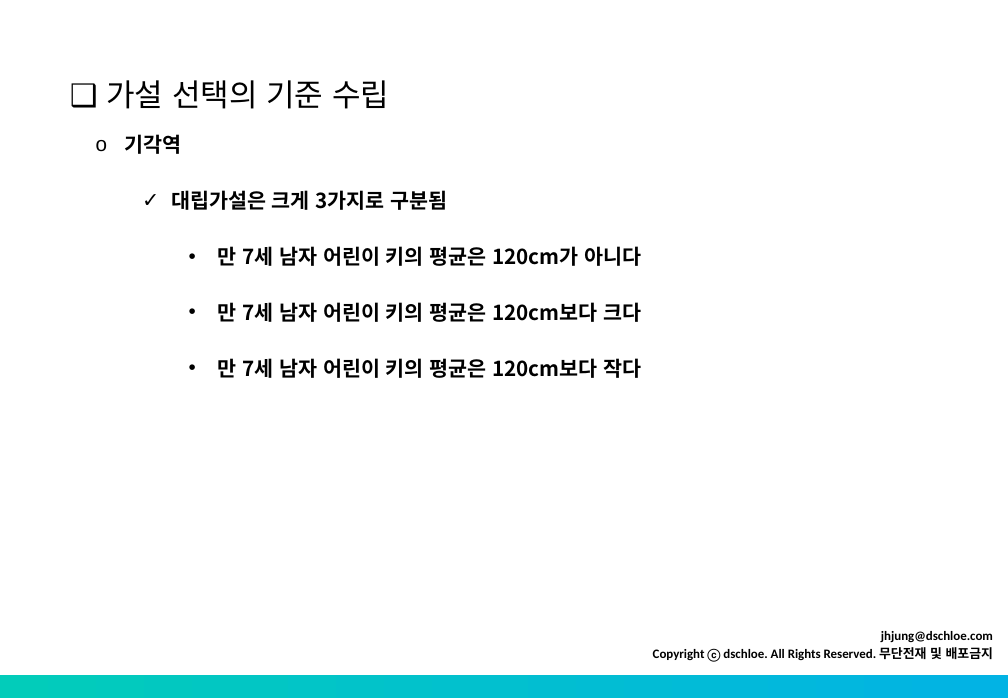
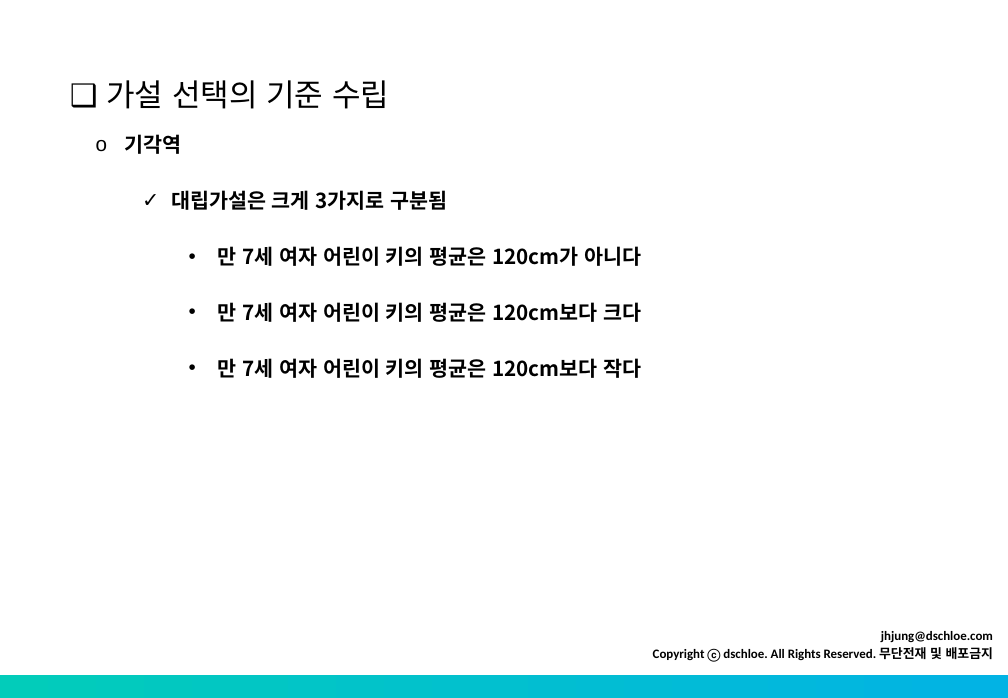
Before and after one commit to ycko725/R_edu, a slide deck: slide 14 of source_2021/2_day_stat_regression/source/기초통계 - Z-test.pptx. Drawn at 1008x698 pixels with LibreOffice and Linux fonts; fonts in the diff are those of the drawing. Boxes give left, top, right and bottom in pixels: in the first picture for what was removed or moved away, otherwise in the second. Text is boxed around its words. In the diff, an @@ line names an element or a change of style, - is before the commit and + after.

```diff
--- a/source_2021/2_day_stat_regression/source/기초통계 - Z-test.pptx
+++ b/source_2021/2_day_stat_regression/source/기초통계 - Z-test.pptx
@@ text at (218,246,641,378): text changed @@
-    • 만 7세 남자 어린이 키의 평균은 120cm가 아니다
-    • 만 7세 남자 어린이 키의 평균은 120cm보다 크다
-    • 만 7세 남자 어린이 키의 평균은 120cm보다 작다
+    • 만 7세 여자 어린이 키의 평균은 120cm가 아니다
+    • 만 7세 여자 어린이 키의 평균은 120cm보다 크다
+    • 만 7세 여자 어린이 키의 평균은 120cm보다 작다
```
Also in this commit, not shown: 1 slide added, 8 other files.
